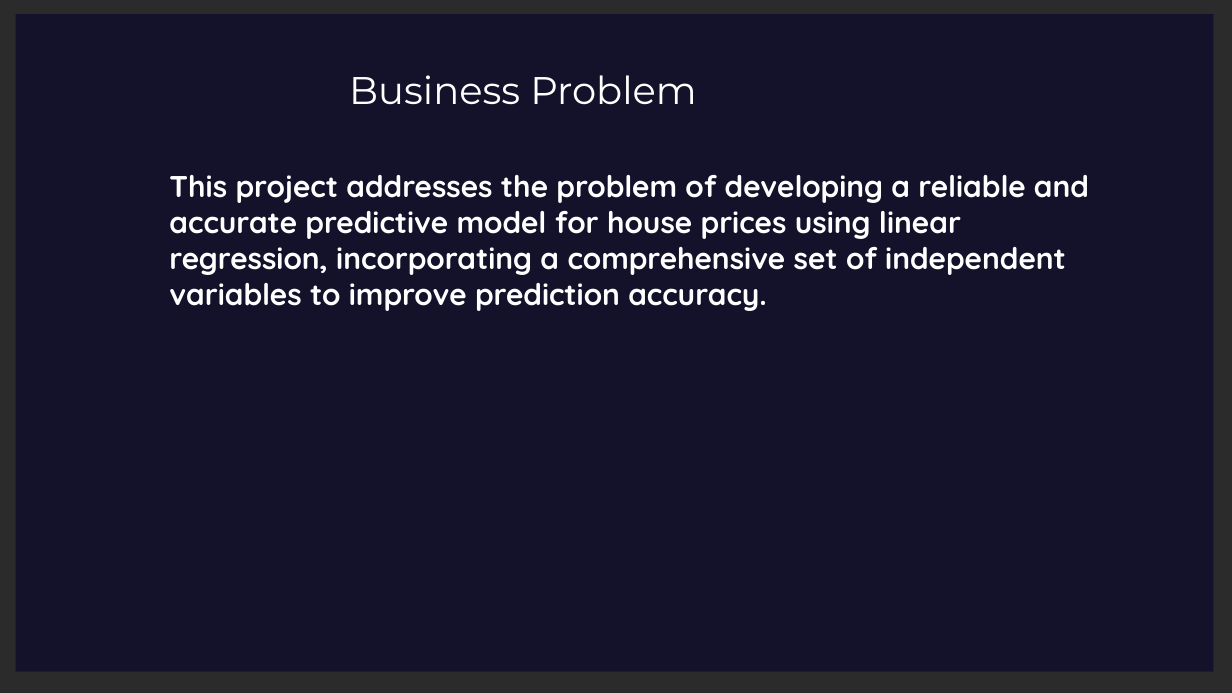
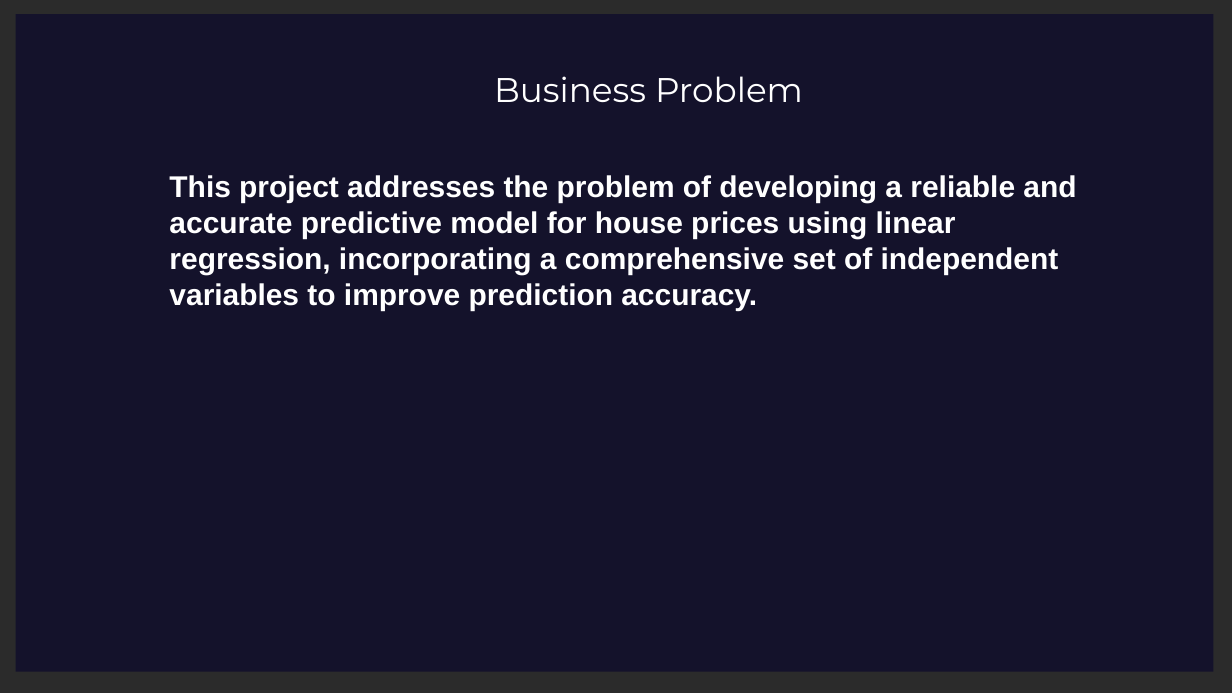
Before and after one commit to Leila-Nyambura/king-county-house-price-prediction-LRM, a slide deck: slide 5 of Northwestern-County-Homes-Regression-Modelling-Project-Presentation.pptx. Drawn at 1232x693 pixels with LibreOffice and Linux fonts; fonts in the diff are those of the drawing; background and template pictures are left out; a plain dark background stands for a picture behind light text. Boxes give left, top, right and bottom in pixels: in the first picture for what was removed or moved away, otherwise in the second. Text is boxed around its words. In the diff, an @@ line names an element or a change of style, - is before the commit and + after.

```diff
--- a/Northwestern-County-Homes-Regression-Modelling-Project-Presentation.pptx
+++ b/Northwestern-County-Homes-Regression-Modelling-Project-Presentation.pptx
@@ text "Business Problem": place and size @@
-text "Business Problem" at box(349, 75, 696, 104)
+text "Business Problem" at box(494, 76, 803, 102)
@@ text "Business Problem" at box(494, 76, 803, 102): size 36 to 32 pt; alignment left to centre @@
@@ text "This project addresses the problem ..." at box(169, 175, 1076, 311): font Quicksand to Arial @@
```
Also in this commit, not shown: 23 other slides changed, 3 slides removed, 1 other file.
